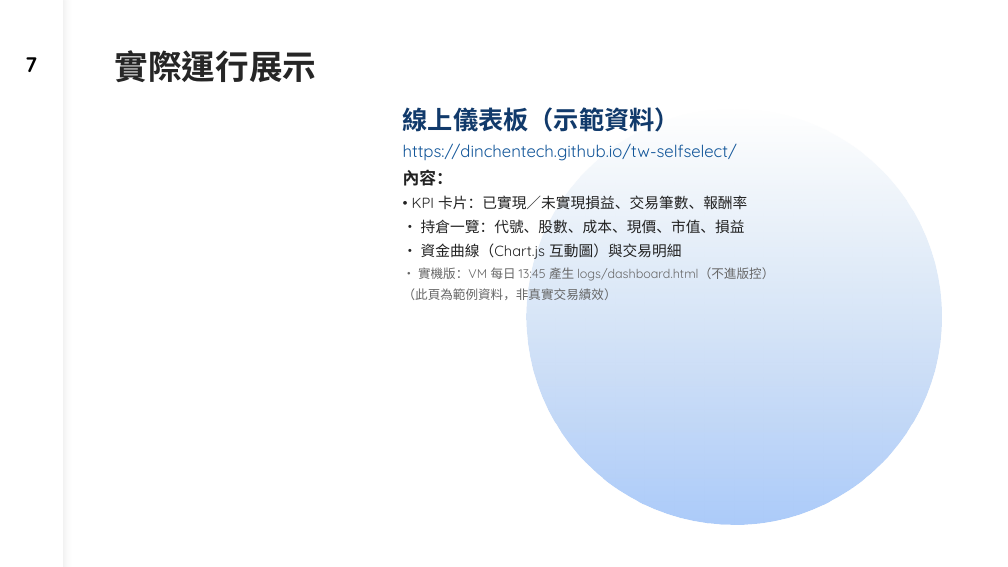
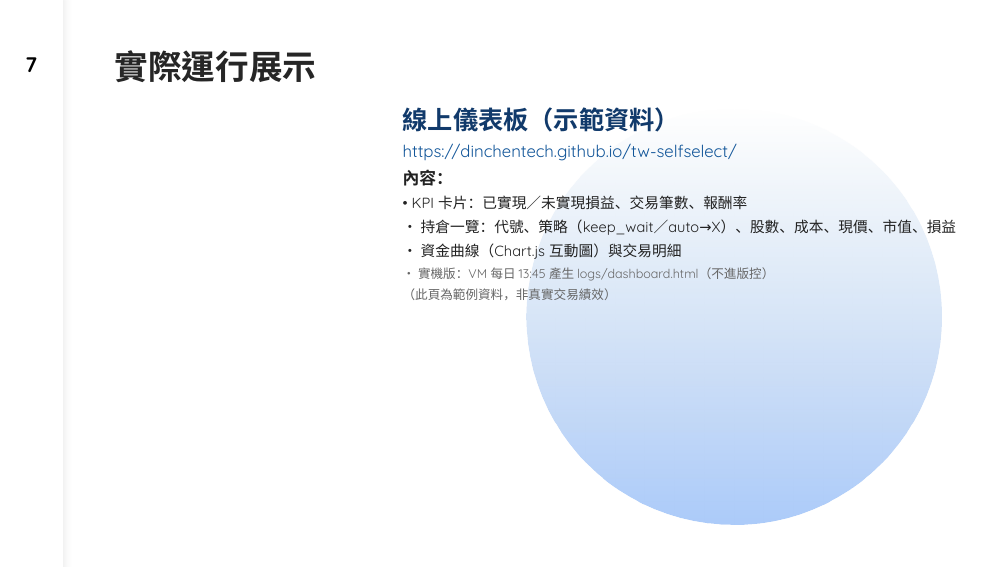
Before and after one commit to dinchentech/tw-selfselect, a slide deck: slide 7 of plans/ppt/TW-SELFSELECT台股買賣自動化系統-W1-講稿版.pptx. Drawn at 1008x567 pixels with LibreOffice and Linux fonts; fonts in the diff are those of the drawing. Boxes give left, top, right and bottom in pixels: in the first picture for what was removed or moved away, otherwise in the second. Text is boxed around its words. In the diff, an @@ line names an element or a change of style, - is before the commit and + after.

Commit message:
keep_wait 人工管理說明（策略說明＋W4 講稿）、dashboard 加策略欄、清 Group2 死碼、PPT 頁數校正

```diff
--- a/plans/ppt/TW-SELFSELECT台股買賣自動化系統-W1-講稿版.pptx
+++ b/plans/ppt/TW-SELFSELECT台股買賣自動化系統-W1-講稿版.pptx
@@ text at (421,219,957,235): text changed @@
-• 持倉一覽：代號、股數、成本、現價、市值、損益
+• 持倉一覽：代號、策略（keep_wait／auto→X）、股數、成本、現價、市值、損益
```
Also in this commit, not shown: 9 other files.
